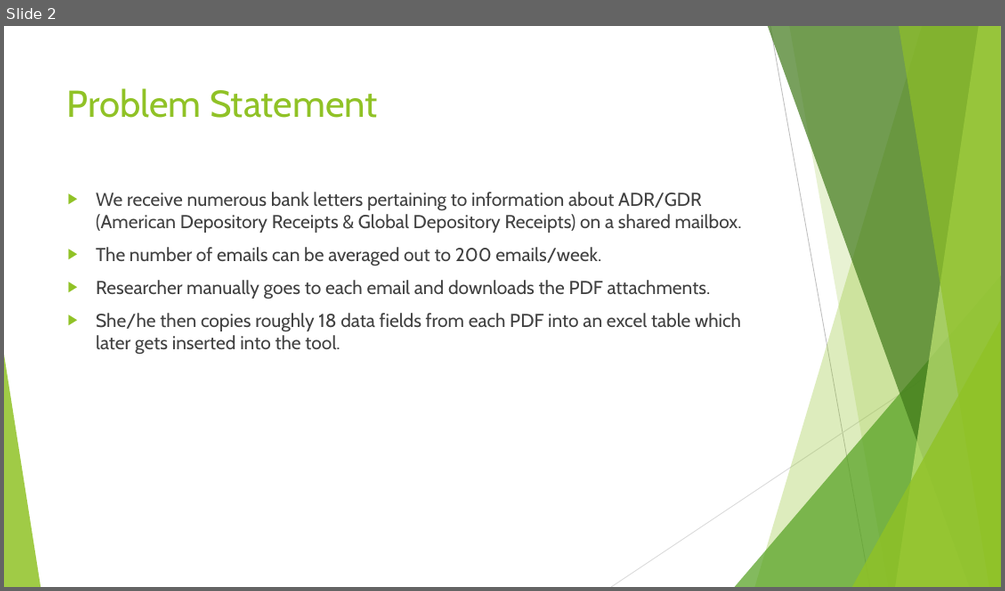
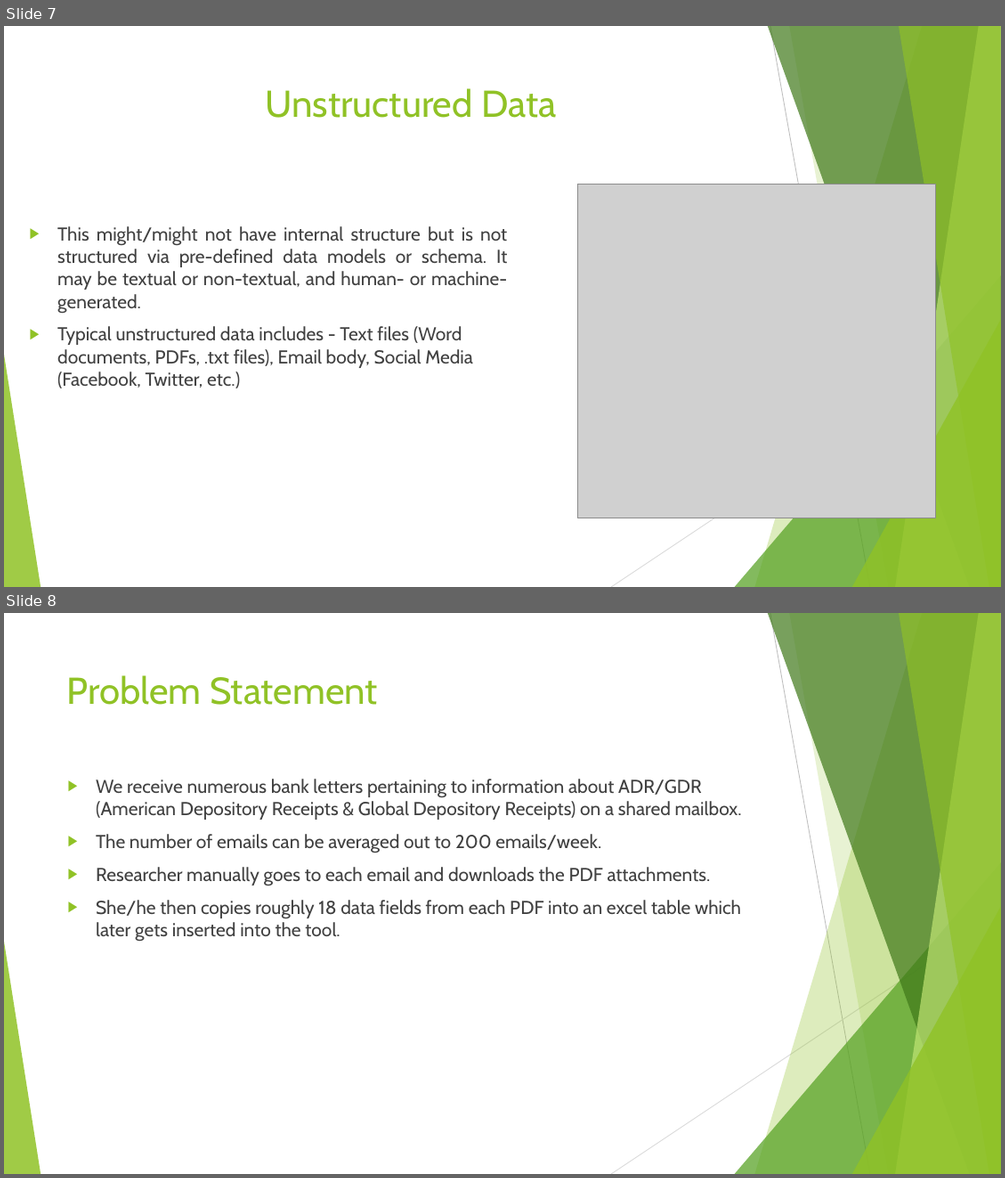
Before and after one commit to Aakriti23/Regular-Expressions, a slide deck: Regular Expressions.pptx. Shown one above the other, each under a label of ours: slide 2 before the commit, slides 7 and 8 after it. The pictures are 1005x591 and 1005x1178 pixels, drawn with LibreOffice and Linux fonts; fonts in the diff are those of the drawing; grey boxes stand for pictures. Boxes give left, top, right and bottom in pixels: in the first picture for what was removed or moved away, otherwise in the second. Text is boxed around its words. In the diff, an @@ line names an element or a change of style, - is before the commit and + after.

```diff
--- a/Regular Expressions.pptx
+++ b/Regular Expressions.pptx
@@ slide 7 added at box(4, 26, 1001, 587), background #FFFFFF; not listed: 10 template elements that a slide beside it also shows @@
@@ title added at box(266, 88, 556, 118), 36 pt, text #90C226 @@
+Unstructured Data
@@ picture added at box(578, 184, 936, 518) @@
@@ text added at box(57, 226, 507, 388), 18 pt, text #404040 @@
+▶ This might/might not have internal structure but is not structured via pre-defined data models or schema. It may be textual or non-textual, and human- or machine-generated.
+▶ Typical unstructured data includes - Text files (Word documents, PDFs, .txt files), Email body, Social Media (Facebook, Twitter, etc.)
@@ what was slide 2 is now slide 8 @@
```
Also in this commit, not shown: 3 slides changed, 3 other slides added, 2 other files.
